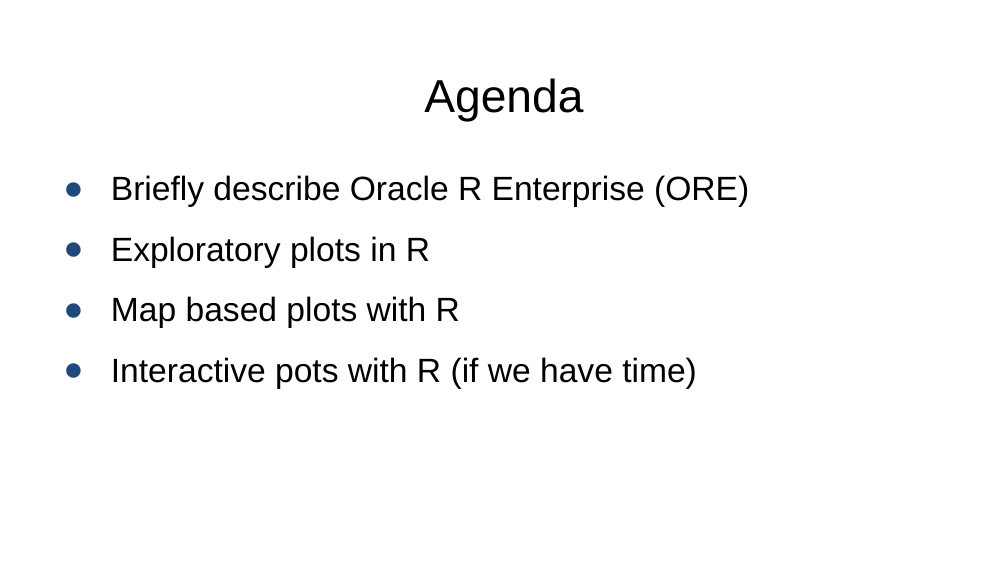
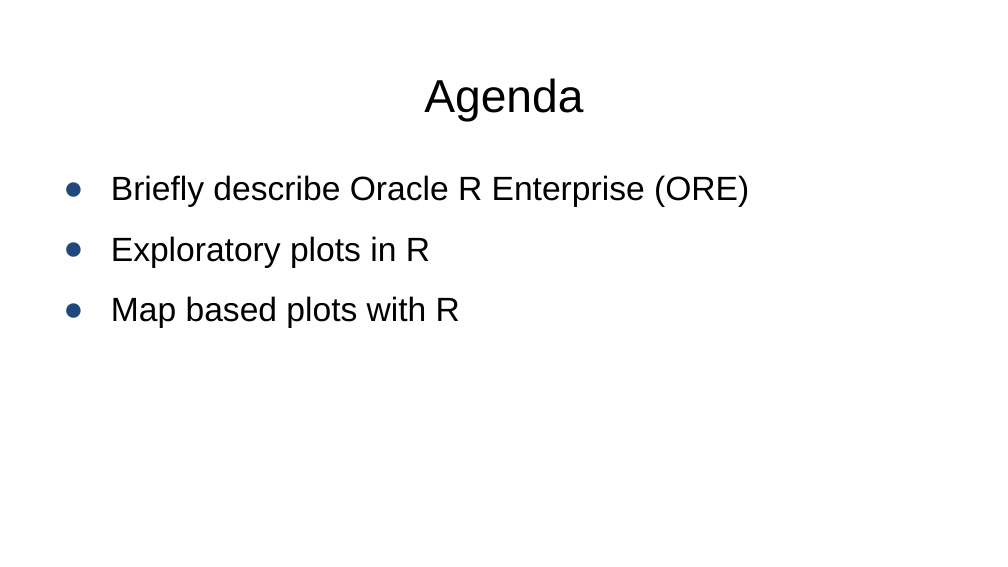
Before and after one commit to gwgarrison/rmoug_2015, a slide deck: slide 4 of garrison_presentation.pptx. Drawn at 1008x567 pixels with LibreOffice and Linux fonts; fonts in the diff are those of the drawing; background and template pictures are left out. Boxes give left, top, right and bottom in pixels: in the first picture for what was removed or moved away, otherwise in the second. Text is boxed around its words. In the diff, an @@ line names an element or a change of style, - is before the commit and + after.

```diff
--- a/garrison_presentation.pptx
+++ b/garrison_presentation.pptx
@@ text at bbox=[111, 357, 697, 389]: paragraph removed @@
-● Interactive pots with R (if we have time)
```
Also in this commit, not shown: 3 other slides changed, 1 slide removed, 9 other files.
